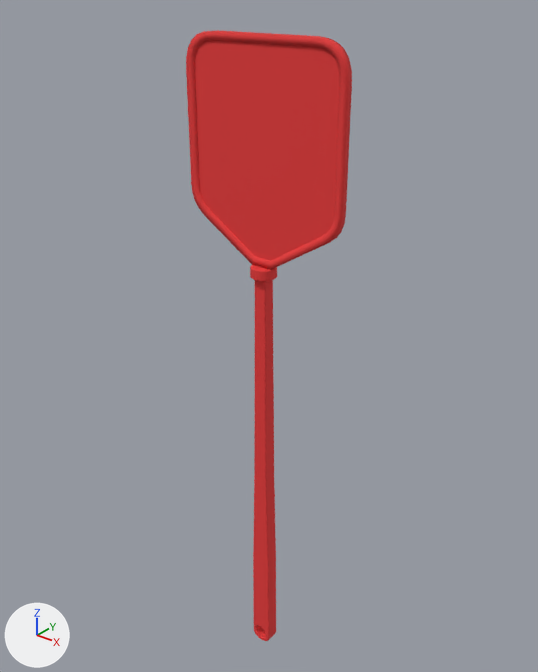
One commit to the FBX model Assets/Graphics/Meshes/tapette_01.FBX: the scene before it, then after it.
One viewpoint serves both versions: a 50 mm camera at (0.266, -0.327, 0.388) aimed at (-0.008, 0.015, 0.176). The axes (+X, +Y, +Z) are drawn at lower left. The lights are the same throughout. Where no turn or scale is listed for an object, it has been applied to the vertices.

The scene before the commit, as lines of its bpy script (objects in view):
```python
me_mesh = bpy.data.meshes.new('Mesh')
me_mesh.from_pydata(...)  # 492 vertices, 448 faces; spans x -0.055..0.055, y -0.008..0.008, z -0.076..0.36
# faces by material slot: [406, 42]
me_mesh.materials.append(mat_tapette_01_opaque)  # red #ea3838
me_mesh.materials.append(mat_tapette_01_cutout)  # red #ea3838
ob_tapette_01 = bpy.data.objects.new('tapette_01', me_mesh)
ob_tapette_01.location = (0.0, 0.0, 0.0)
```
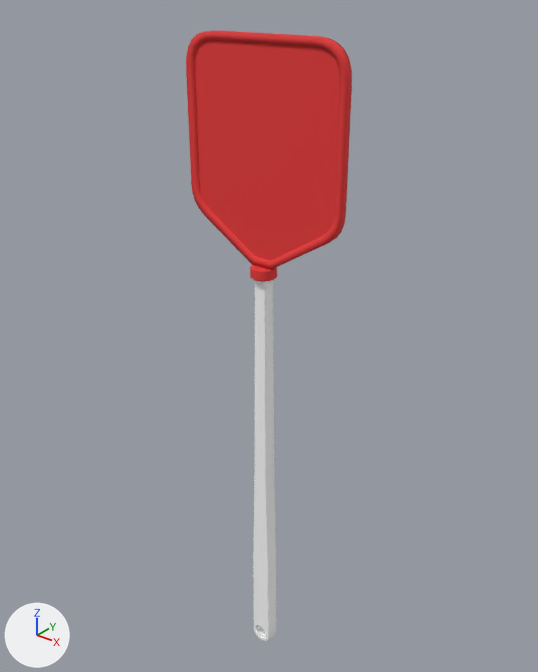
Commit message: Modifs tapette.

Edits to the bpy script that builds the scene:
```text
Add mat_tapette_01_manche:
    mat_tapette_01_manche = principled_material('tapette_01_manche')
    mat_tapette_01_manche.base_color = (1.0, 1.0, 1.0)  # white #ffffff
    mat_tapette_01_manche.roughness = 0.859
Change me_mesh:
    where me_mesh.from_pydata(...)  # 492 vertices, 448 faces; spans x -0.055..0.055, y -0.008..0.008, z -0.076..0.36
    used by ob_tapette_01; location = (0.0, 0.0, 0.0)
    me_mesh part 1: all 184 faces centred in x -0.008..0.008, y -0.005..0.005, z -0.075..0.214 switch from mat_tapette_01_opaque (red #ea3838) to mat_tapette_01_manche (white #ffffff)
```

Boxes (x1, y1, x2, y2) around the edits, measured in the pictures (538 x 672 px):
part 1 of me_mesh, recoloured (red to white): (253, 280, 276, 641) in both
